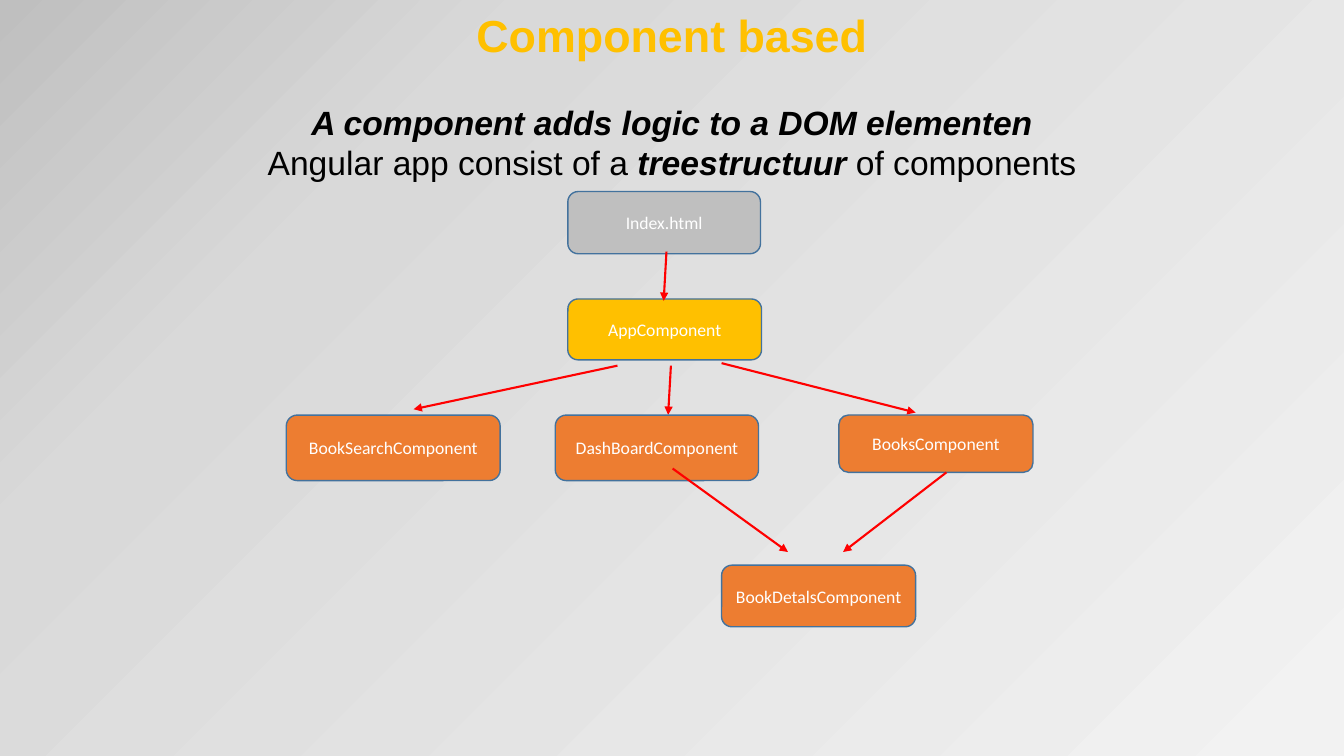
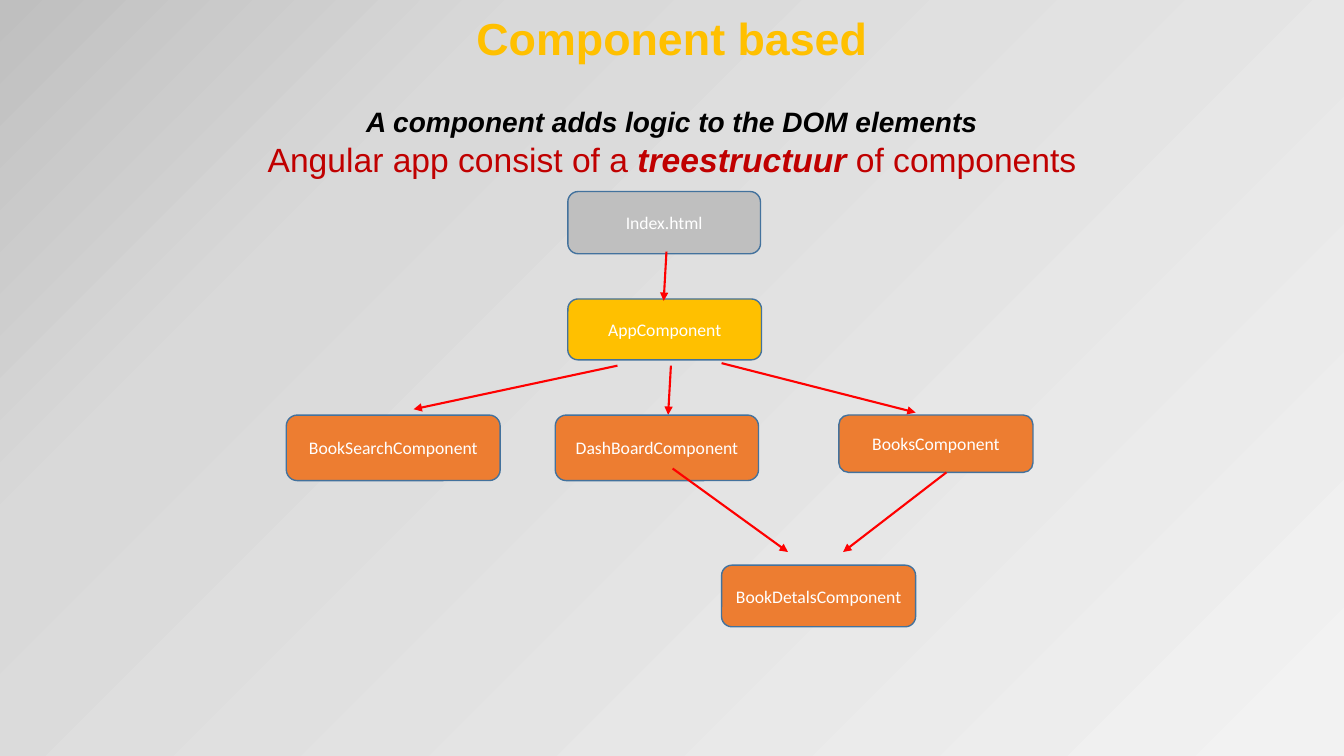
Before and after one commit to petereijgermans11/frontend-cursus, a slide deck: slide 5 of frontend-cursus/ 8 - Angular.pptx. Drawn at 1344x756 pixels with LibreOffice and Linux fonts; fonts in the diff are those of the drawing. Boxes give left, top, right and bottom in pixels: in the first picture for what was removed or moved away, otherwise in the second. Text is boxed around its words. In the diff, an @@ line names an element or a change of style, - is before the commit and + after.

Commit message:
Angular PPT updated

```diff
--- a/frontend-cursus/ 8 - Angular.pptx
+++ b/frontend-cursus/ 8 - Angular.pptx
@@ title at (x1=268, y1=22, x2=1076, y2=179): text changed; text colour #000000 to #C00000 @@
-Component based
-A component adds logic to a DOM elementen
-Angular app consist of a treestructuur of components
+Component based
+A component adds logic to the DOM elements
+Angular app consist of a treestructuur of components
```
